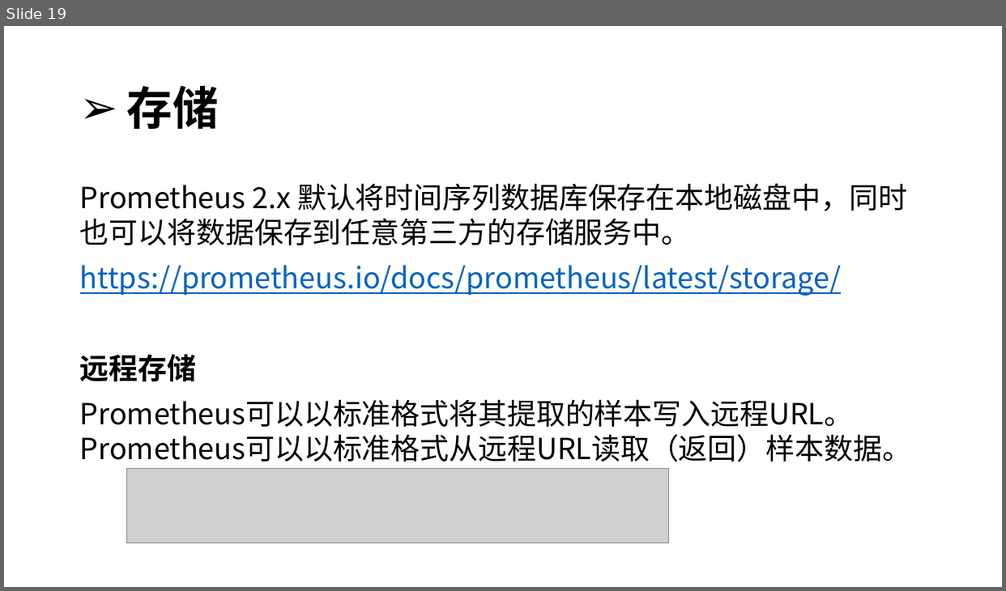
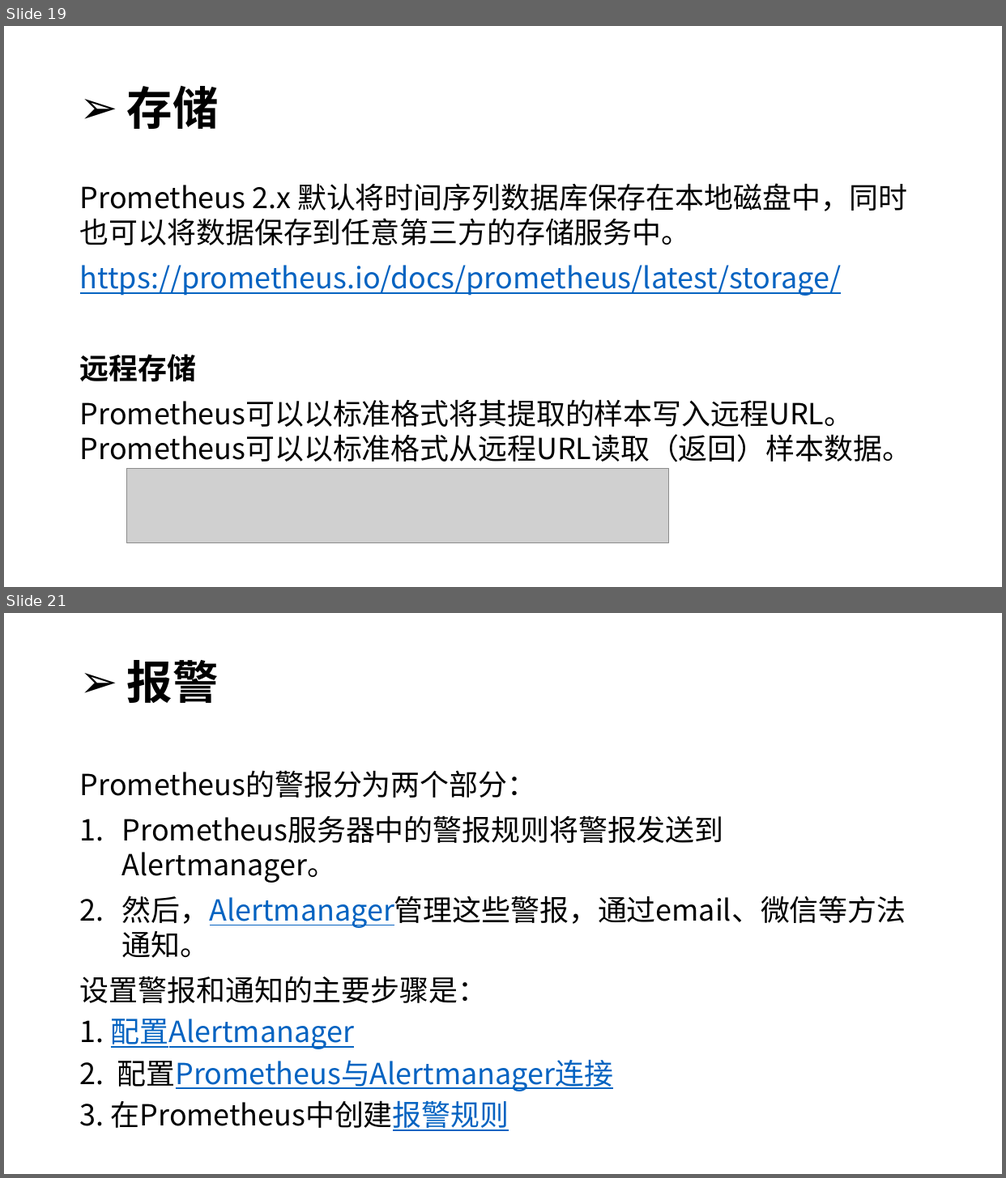
Before and after one commit to kingreatwill/open, a slide deck: files/Prometheus.pptx. Shown one above the other, each under a label of ours: slide 19 before the commit, slides 19 and 21 after it; the slides between them are not shown. The pictures are 1006x591 and 1006x1178 pixels, drawn with LibreOffice and Linux fonts; fonts in the diff are those of the drawing; grey boxes stand for pictures. Boxes give left, top, right and bottom in pixels: in the first picture for what was removed or moved away, otherwise in the second. Text is boxed around its words. In the diff, an @@ line names an element or a change of style, - is before the commit and + after.

```diff
--- a/files/Prometheus.pptx
+++ b/files/Prometheus.pptx
@@ slide 21 added at (x1=4, y1=613, x2=1002, y2=1174), background #FFFFFF @@
@@ title added at (x1=127, y1=660, x2=219, y2=703), 44 pt, text #000000, bold @@
+➢ 报警
@@ text added at (x1=80, y1=770, x2=906, y2=1131), 28 pt, text #000000 @@
+Prometheus的警报分为两个部分：
+1. Prometheus服务器中的警报规则将警报发送到Alertmanager。
+2. 然后，Alertmanager管理这些警报，通过email、微信等方法通知。
+设置警报和通知的主要步骤是：
+1. 配置Alertmanager
+2. 配置Prometheus与Alertmanager连接
+3. 在Prometheus中创建报警规则
```
Also in this commit, not shown: 3 slides changed, 10 other slides added, 4 other files.
